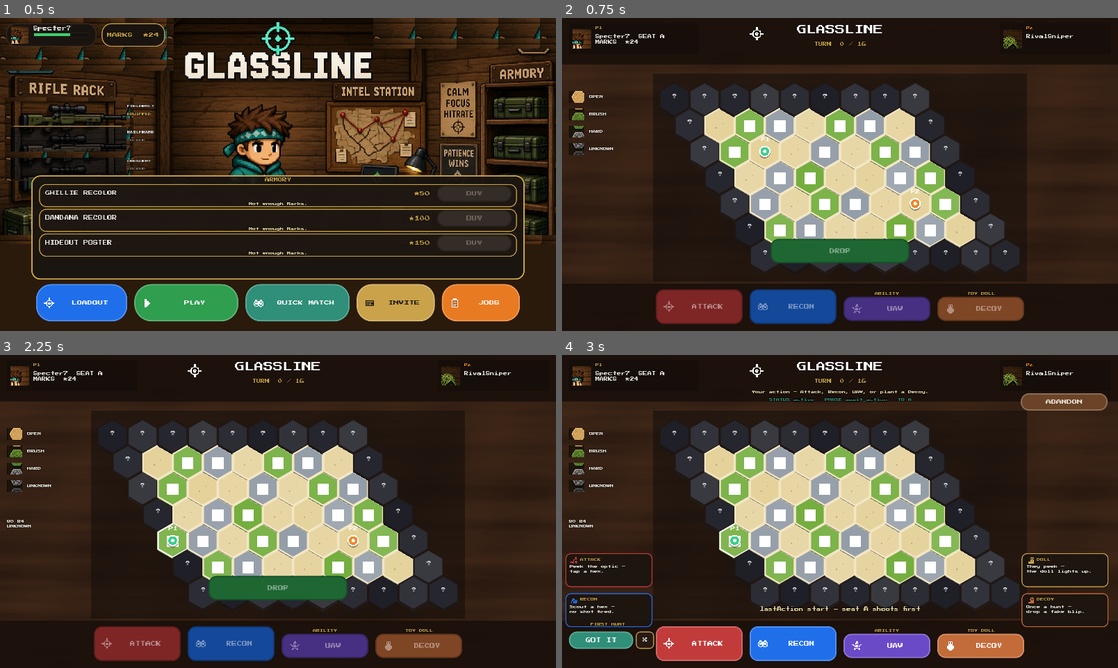
Above: before the commit, frames 1-4 (two rows, left to right).
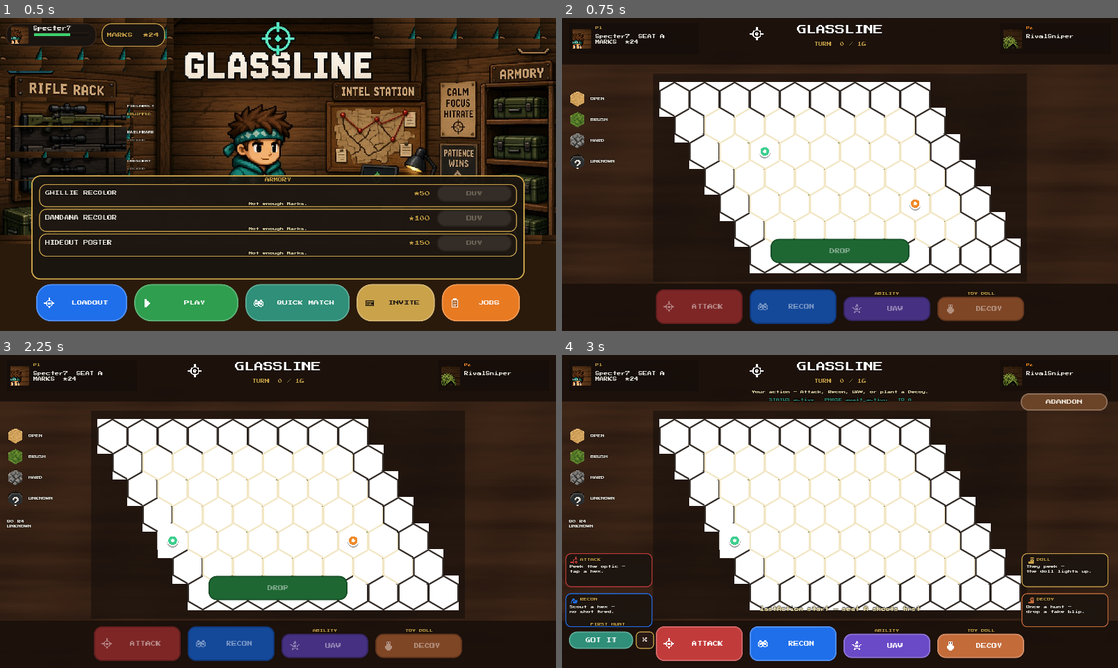
Above: after the commit, the same moments.

Repository: physikal/glassline-godot
Game: Godot game, scene res://scenes/lobby/hideout_lobby.tscn
The game is run twice, just before and just after one commit, with the same random seed, the same clock (stepped at 60 frames per second) and the same inputs.
Inputs (mouse positions are in pixels of both pictures, inside the frame that each line leads up to):
- Up to frame 1 (0.5 s): no input
- Up to frame 2 (0.75 s): click "PLAY" at 0.5 s
- Up to frame 3 (2.25 s): tap Enter at 1.25 s; move the mouse to (400, 495) at 1.27 s; click (400, 495) at 1.42 s; tap Space at 2 s; move the mouse to (166, 527) at 2.02 s; click (166, 527) at 2.17 s
- Up to frame 4 (3 s): click "START" at 2.75 s

Frame 1 is identical in both runs. In frame 2, 24% of the frame differs, in the area x 1-83%, y 20-82%; in frame 3, 24%; in frame 4, 26%.

Commit message:
Hex board blits full painted hex-map tiles
Replace 26px white/legend squares with grid-locked crops from
hex-map.jpg (sand, brush clumps, rock piles, ?). Hex-mask corners
so tiles are faces, not rectangles.

Co-authored-by: physikal <physikal@users.noreply.github.com>

Diff:
--- a/scenes/match/hex_board.gd
+++ b/scenes/match/hex_board.gd
@@ -107,7 +107,7 @@
 				under.append(center + p + Vector2(0, 3))
 			draw_colored_polygon(under, fill.darkened(0.38))
 			draw_colored_polygon(body, fill)
-			_stamp(center, kind, fill)
+			_paint_hex_face(center, kind, fill, q, r)
 			var outline := Color(0.12, 0.09, 0.07, 0.9)
 			if kind != "unknown":
 				outline = Chrome.HEX_LINE
@@ -121,16 +121,17 @@
 	_draw_tokens()
 
 
-func _stamp(center: Vector2, kind: String, fill: Color) -> void:
-	## Painted hex-map clumps / rock piles — never flat circle/rect legend icons.
-	var stamp: Texture2D = Chrome.hex_stamp(kind)
-	if stamp:
-		var sz := Vector2(26, 26)
-		draw_texture_rect(stamp, Rect2(center - sz * 0.5 + Vector2(0, 2), sz), false)
+func _paint_hex_face(center: Vector2, kind: String, fill: Color, q: int, r: int) -> void:
+	## Full hex-map tile (brush clump / rock pile / sand / ?). Ban 26px icons.
+	var tile: Texture2D = Chrome.hex_tile(kind, q + r * 3)
+	if tile and tile.get_width() >= 24:
+		var w := HEX_SIZE * 1.7320508
+		var h := HEX_SIZE * 2.0
+		draw_texture_rect(tile, Rect2(center - Vector2(w, h) * 0.5, Vector2(w, h)), false)
 		return
 	match kind:
 		Contract.TYPE_BRUSH:
-			_bush(center + Vector2(0, 2), 11.0)
+			_bush(center + Vector2(0, 2), 13.0)
 		Contract.TYPE_HARD:
 			_rock_pile(center)
 		Contract.TYPE_OPEN:
--- a/scenes/match/match_screen.gd
+++ b/scenes/match/match_screen.gd
@@ -914,7 +914,7 @@
 	var stamp := TextureRect.new()
 	stamp.texture = Chrome.hex_legend_tex(kind)
 	stamp.texture_filter = CanvasItem.TEXTURE_FILTER_NEAREST
-	stamp.custom_minimum_size = Vector2(36, 28)
+	stamp.custom_minimum_size = Vector2(40, 36)
 	stamp.expand_mode = TextureRect.EXPAND_IGNORE_SIZE
 	stamp.stretch_mode = TextureRect.STRETCH_KEEP_ASPECT_CENTERED
 	stamp.mouse_filter = Control.MOUSE_FILTER_IGNORE
--- a/scripts/art_pack.gd
+++ b/scripts/art_pack.gd
@@ -82,17 +82,12 @@
 
 
 static func hex_stamp(kind: String) -> Texture2D:
-	## Transparent painted clumps only. Never a rectangular tile-on-the-board.
-	match kind:
-		Contract.TYPE_BRUSH:
-			return tex(STAMP_BRUSH)
-		Contract.TYPE_HARD:
-			return tex(STAMP_ROCK)
-		_:
-			return null
+	## Full painted hex-map face. Never a 26px legend icon / white square.
+	return hex_tile(kind)
 
 
-static func hex_tile(kind: String) -> Texture2D:
+static func hex_tile(kind: String, variant: int = 0) -> Texture2D:
+	## One locked face per kind — no token-bearing variant crops.
 	match kind:
 		Contract.TYPE_BRUSH:
 			return tex(TILE_BRUSH)
--- a/scripts/chrome.gd
+++ b/scripts/chrome.gd
@@ -144,6 +144,10 @@
 
 static func hex_stamp(kind: String) -> Texture2D:
 	return _ArtPack.hex_stamp(kind)
+
+
+static func hex_tile(kind: String, variant: int = 0) -> Texture2D:
+	return _ArtPack.hex_tile(kind, variant)
 
 
 static func hex_legend_tex(kind: String) -> Texture2D:
Binary file changed: assets/art_v2/hex_brush_legend.png
Not shown, removed: assets/art_v2/hex_brush_legend.png.import
Binary file changed: assets/art_v2/hex_brush_tile.png
Not shown, removed: assets/art_v2/hex_brush_tile.png.import
Binary file changed: assets/art_v2/hex_hard_legend.png
Not shown, removed: assets/art_v2/hex_hard_legend.png.import
Binary file changed: assets/art_v2/hex_hard_tile.png
Not shown, removed: assets/art_v2/hex_hard_tile.png.import
Binary file changed: assets/art_v2/hex_open_legend.png
Not shown, removed: assets/art_v2/hex_open_legend.png.import
Binary file changed: assets/art_v2/hex_open_tile.png
Not shown, removed: assets/art_v2/hex_open_tile.png.import
(and 10 more such lines)
